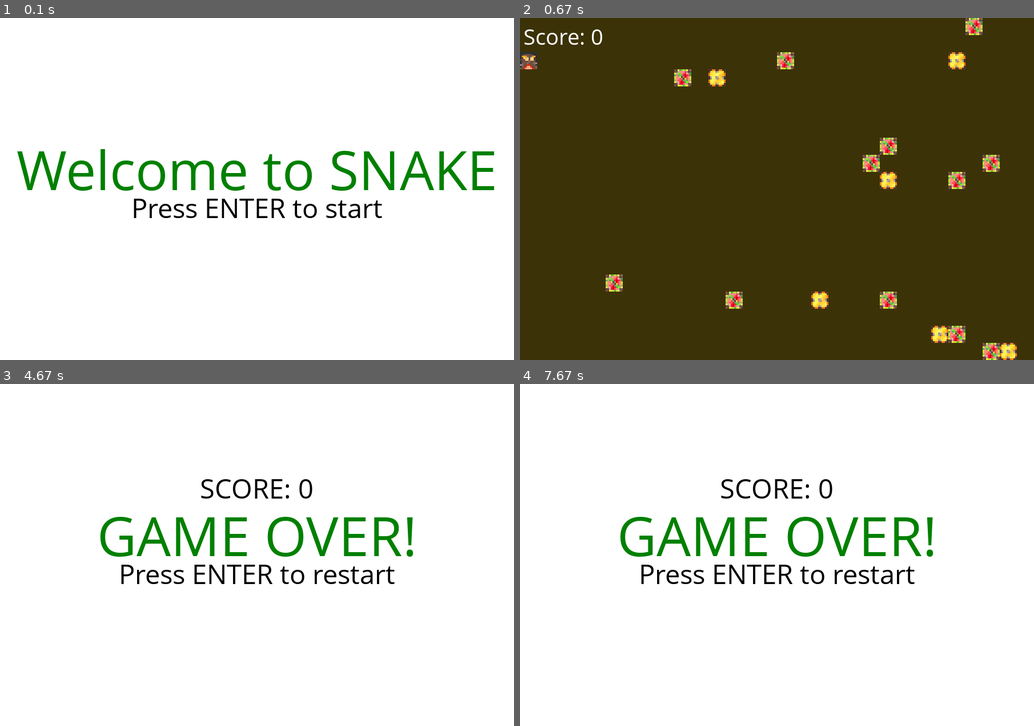
Above: before the commit, frames 1-4 (two rows, left to right).
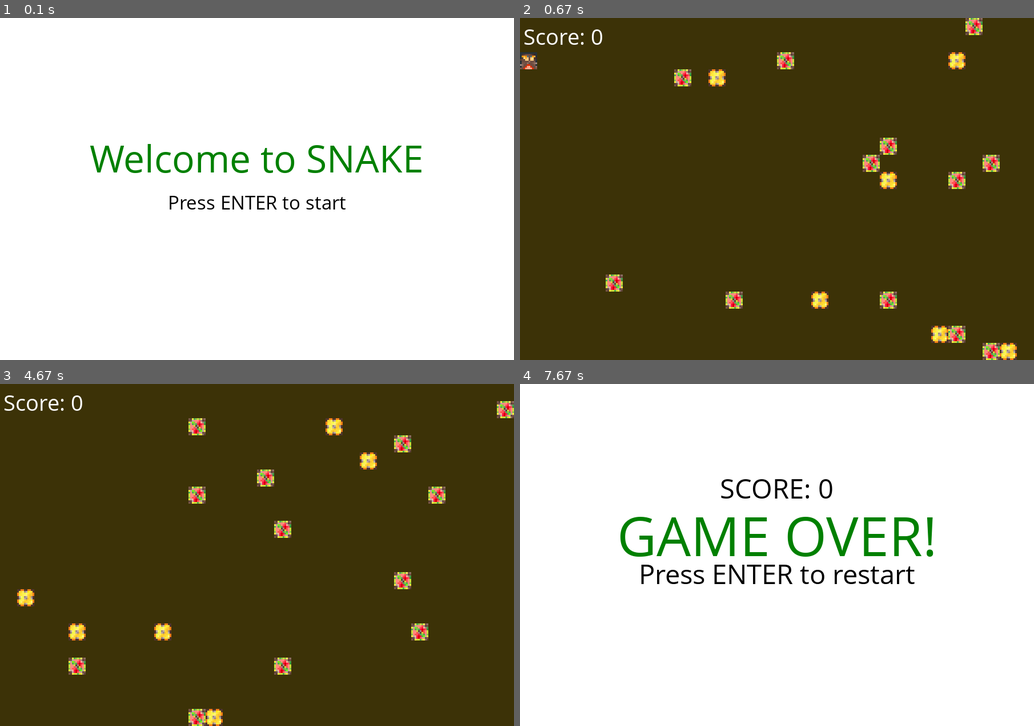
Above: after the commit, the same moments.

Repository: felix-vierthaler/pygame-snake
Game: pygame game, started from main.py
The game is run twice, just before and just after one commit, with the same random seed, the same clock (stepped at 60 frames per second) and the same inputs.
Inputs:
- Up to frame 1 (0.1 s): no input
- Up to frame 2 (0.67 s): tap Enter at 0.33 s
- Up to frame 3 (4.67 s): tap Esc at 0.67 s; tap Enter at 1 s; hold Right 1.33-1.8 s; hold Up 1.83-2.13 s; hold Right 2.17-2.63 s; hold Down 3.23-3.53 s; hold Left 3.57-3.97 s; hold Up 4-4.37 s; hold Right from 4.4 s (still down)
- Up to frame 4 (7.67 s): release Right at 5.03 s

The runs differ from the first frame. In frame 1, 5.2% of the frame differs, in the area x 3-97%, y 36-59%; in frame 2, nothing differs; in frame 3, 100%, in the area x 0-100%, y 0-100%; in frame 4, nothing differs.

Commit message:
sound working, die animation working

Diff:
--- a/app.py
+++ b/app.py
@@ -11,14 +11,19 @@
 
     def __init__(self, startScene):
         self.startScene = startScene
+        self.activeScene = 0
         self.running = True
         self.screen = 0
 
     #creates new object of given class and sets activeScene to it
     def changeScene(self, newScene):
+        if self.activeScene:
+            self.activeScene.stop()
         self.activeScene = newScene(self, self.WIDTH, self.HEIGHT)
     #same as above, but an object can be passed to the new Scene
     def changeSceneObj(self, newScene, obj):
+        if self.activeScene:
+            self.activeScene.stop()
         self.activeScene = newScene(self, self.WIDTH, self.HEIGHT, obj)
 
     #function to stop gameloop from outside
@@ -29,17 +34,14 @@
     def start(self):
         #pygame setup
         clock = pygame.time.Clock()
+        pygame.mixer.pre_init(44100, -16, 1, 512)
         pygame.init()
         pygame.display.set_caption(self.TITLE)
         self.screen = pygame.display.set_mode((self.WIDTH, self.HEIGHT))
         #set starting scene
         self.changeScene(self.startScene)
 
-        #pygame.mixer.init()
 
-        #load music
-        #pygame.mixer.music.load("music.mp3")
-        #pygame.mixer.music.play(0)
 
 
         while self.running:
--- a/scenes.py
+++ b/scenes.py
@@ -21,6 +21,8 @@
         print('update needs to be overwritten!')
     def render(self, screen):
         print('render needs to be overwritten!')
+    def stop(self):
+        print('stop needs to be overwritten!')
 
 #first scene responsible for handling the game scene
 class GameScene(SceneBase):
@@ -48,6 +50,12 @@
         #font needed for score overlay
         self.font = pygame.font.SysFont("comicsansms", 40)
 
+        #load music
+        pygame.mixer.music.load("music/music.mp3")
+        pygame.mixer.music.play(-1)
+
+
+
 
 
     #get the inputs from pygame and process them
@@ -72,8 +80,8 @@
         #check if apples intersect with snake
         intersections = self.snake.checkIntersectList(self.apples.apples)
         for intersection in intersections:
+            self.snake.addSchwanz()  #add schwanz to snake
             self.apples.remove(intersection)  #remove intersecting apples
-            self.snake.addSchwanz()  #add schwanz to snake
             self.animation.start(self.snake.x, self.snake.y, randint(5,30))
 
         #check if nukes intersect with snake
@@ -100,13 +108,16 @@
         text = self.font.render("Score: " + str(self.snake.score), True, (255, 255, 255))
         screen.blit(text, (6,6))
 
+    def stop(self):
+        pygame.mixer.music.fadeout(2000)
+
 class MenuScene(SceneBase):
     def __init__(self, app, width, height):
         SceneBase.__init__(self, app, width, height)
 
         #create fonts
-        self.fontL = pygame.font.SysFont("comicsansms", 100)
-        self.fontS = pygame.font.SysFont("comicsansms", 50)
+        self.fontL = pygame.font.SysFont("comicsansms", 70)
+        self.fontS = pygame.font.SysFont("comicsansms", 35)
 
 
     def handleEvent(self):
@@ -130,6 +141,8 @@
         screen.blit(text1, (self.width/2 - text1.get_width()/2, self.height/2 - 100))
         screen.blit(text2, (self.width/2 - text2.get_width()/2, self.height/2 - 0))
 
+    def stop(self):
+        pass
 
 class OverScene(SceneBase):
     def __init__(self, app, width, height, obj):
@@ -164,3 +177,6 @@
         screen.blit(text1, (self.width/2 - text1.get_width()/2, self.height/2 - 100))
         screen.blit(text2, (self.width/2 - text2.get_width()/2, self.height/2 - 0))
         screen.blit(text3, (self.width/2 - text3.get_width()/2, self.height/2 - 150))
+
+    def stop(self):
+        pass
--- a/snake.py
+++ b/snake.py
@@ -4,6 +4,8 @@
 
 #class for snake object in game
 class Snake:
+    DIE_FRAMES = 200
+    DYING_SPEED_MULTIPLYER = 0.98
     addSchwanzTrue = False  #wether or not to add a schwanz piece
 
     def __init__(self, width, height, boxWidth):
@@ -20,6 +22,8 @@
         self.speed = 3 #danger: has to be dividable by boxWidth
 
         self.isDead = False
+        self.dying = False
+        self.framesSinceDead = 0
         self.score = 0
 
         #add assets
@@ -30,8 +34,14 @@
         self.snakeHeadImg = pygame.image.load('assets/snake-head.png')
         self.snakeHeadImg = pygame.transform.scale(self.snakeHeadImg, (boxWidth, boxWidth))
 
+        #add sounds
+        self.biteSound = pygame.mixer.Sound("music/bite2.wav")
 
     def update(self):
+
+
+
+
         #if snake is directly on field
         if self.x % self.boxWidth == 0 and self.y % self.boxWidth ==0:
             #add postition to the tail
@@ -39,14 +49,19 @@
             self.tailY.append(self.y)
 
             #delete last tail element if no schwanz is to be added
-            if not self.addSchwanzTrue:
+            if not self.addSchwanzTrue and self.speed != 0:
                 del self.tailX[0]
                 del self.tailY[0]
             self.addSchwanzTrue = False
 
-            #change direction if possible
-            if abs(self.nextDirection-self.direction) != 2:
-                self.direction = self.nextDirection
+            #if snake didnt die yet
+            if not self.dying:
+                #change direction if possible
+                if abs(self.nextDirection-self.direction) != 2:
+                    self.direction = self.nextDirection
+            elif self.speed > 0:
+                self.speed -= 1
+
 
         #move snake according to speed and direction
         if(self.direction == 0): self.y += self.speed
@@ -63,13 +78,23 @@
         #check if snake ran into itself
         self.checkIntersect()
 
+        #if dying add died frames
+        if self.dying:
+            #self.speed = self.speed * self.DYING_SPEED_MULTIPLYER  #slow down snake
+
+            self.framesSinceDead += 1
+            if self.framesSinceDead >= self.DIE_FRAMES:
+                self.isDead = True
+
+
+
 
     def render(self, screen):
         #draw all tail elements on screen
 
         #turn snake body every few frames to animate
         self.imgCounter += 1
-        if(self.imgCounter == 4):
+        if self.imgCounter >= 4 and self.speed != 0:
             self.imgCounter = 0
             self.snakeBodyImg = pygame.transform.rotate(self.snakeBodyImg, 90)
 
@@ -84,11 +109,15 @@
         #pygame.draw.rect(screen, (255, 100, 0), pygame.Rect(self.x, self.y, self.boxWidth, self.boxWidth))
 
     def die(self):
-        self.isDead = True
+        self.dying = True
+        pygame.mixer.music.fadeout(2000)
 
     def addSchwanz(self):
         self.score += 1
         self.addSchwanzTrue = True
+
+        #play sound
+        pygame.mixer.Sound.play(self.biteSound)
 
     #checks for intersection with itself, die if this is the case
     def checkIntersect(self):
Not shown, added: music/bite1.wav
Not shown, added: music/bite2.wav
Not shown, added: music/bite3.wav
Not shown, added: music/music.mp3
